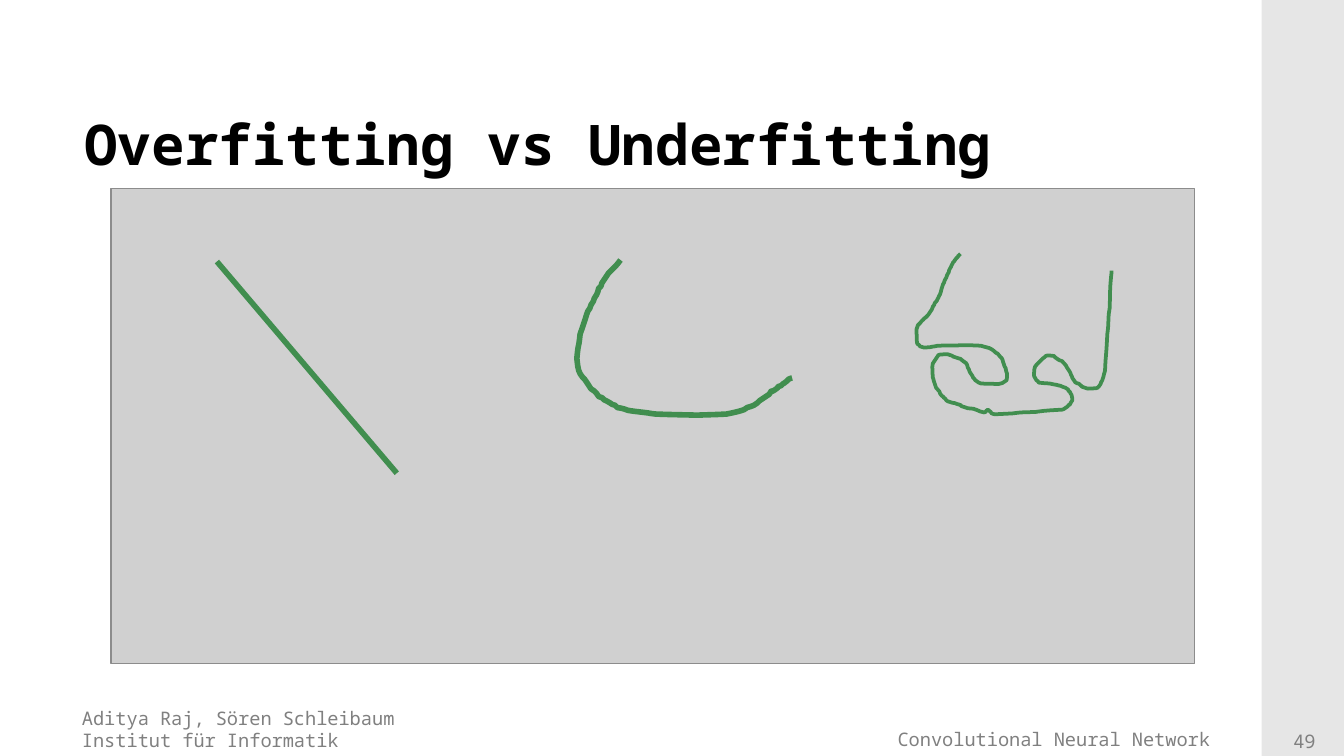
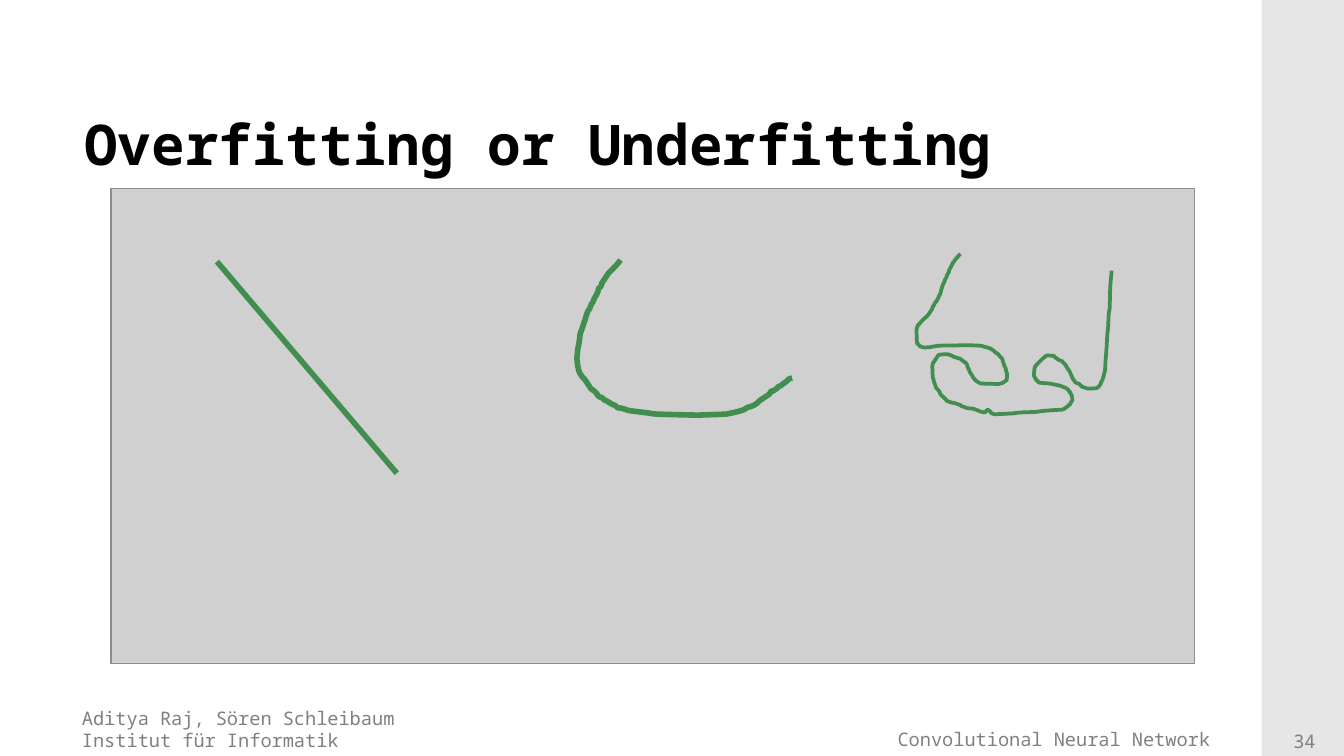
Before and after one commit to adityaraj52/ConvNet, a slide deck: slide 34 of PresentationsAndTalk/Presentation_final.pptx (slide 49 before the commit). Drawn at 1344x756 pixels with LibreOffice and Linux fonts; fonts in the diff are those of the drawing; grey boxes stand for pictures; background and template pictures are left out. Boxes give left, top, right and bottom in pixels: in the first picture for what was removed or moved away, otherwise in the second. Text is boxed around its words. In the diff, an @@ line names an element or a change of style, - is before the commit and + after.

```diff
--- a/PresentationsAndTalk/Presentation_final.pptx
+++ b/PresentationsAndTalk/Presentation_final.pptx
@@ title at [84, 121, 991, 179]: text changed @@
-Overfitting vs Underfitting
+Overfitting or Underfitting
@@ page number at [1293, 734, 1315, 748]: text changed @@
-49
+34
```
Also in this commit, not shown: 3 other slides changed, 4 slides added, 27 slides removed, 6 other files.
